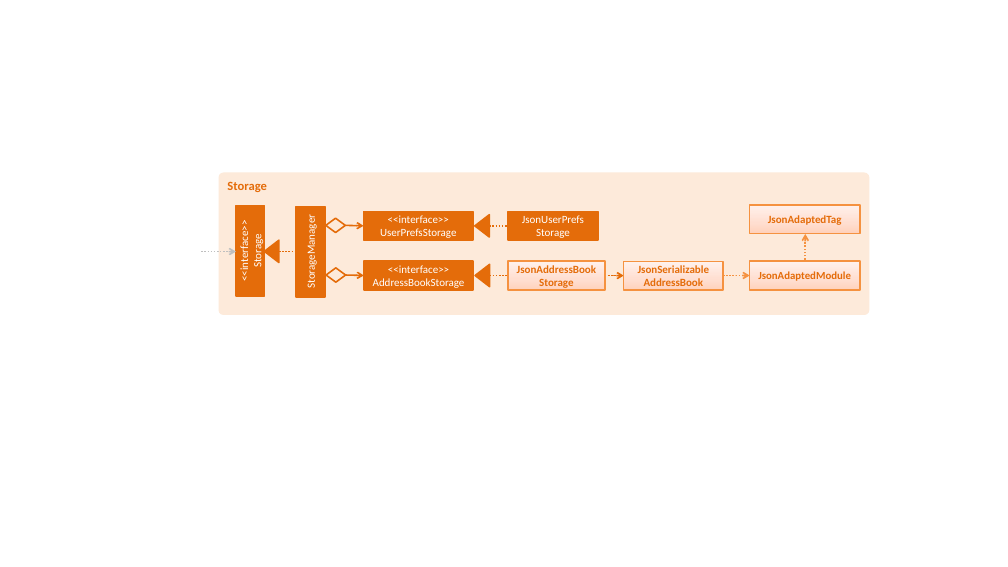
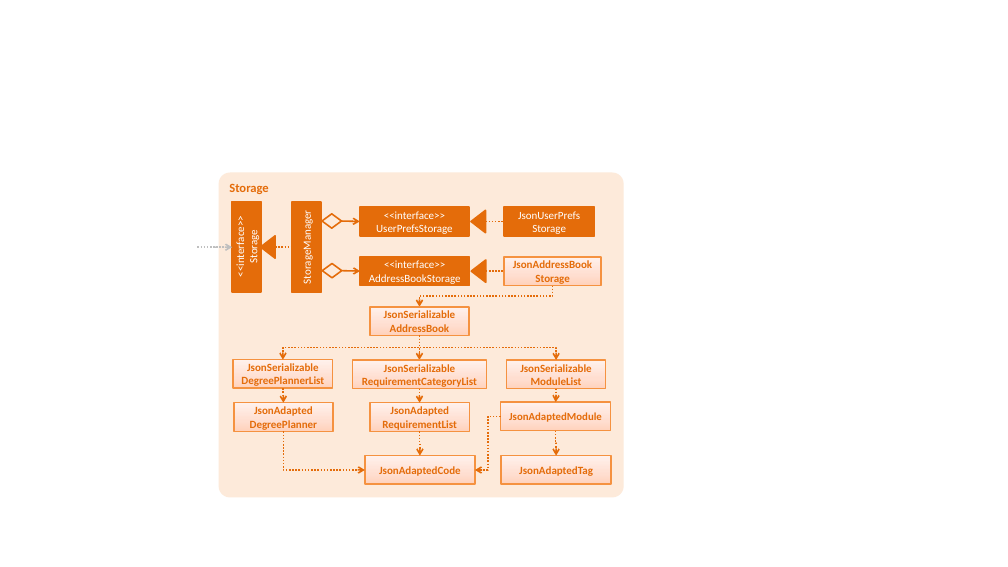
Before and after one commit to chyeo/main, a slide deck: slide 1 of docs/diagrams/StorageComponentClassDiagram.pptx. Drawn at 1008x567 pixels with LibreOffice and Linux fonts; fonts in the diff are those of the drawing. Boxes give left, top, right and bottom in pixels: in the first picture for what was removed or moved away, otherwise in the second. Text is boxed around its words. In the diff, an @@ line names an element or a change of style, - is before the commit and + after.

```diff
--- a/docs/diagrams/StorageComponentClassDiagram.pptx
+++ b/docs/diagrams/StorageComponentClassDiagram.pptx
@@ rounded rectangle "Storage" resized from (x1=219, y1=172, x2=870, y2=315) to (x1=219, y1=172, x2=624, y2=498) @@
@@ elbow arrow removed from (805, 262) to (805, 234) @@
@@ 6 rectangles, 3 triangles, 2 diamonds, 2 elbow lines, 2 arrows, 1 line, 1 elbow arrow moved together from (x1=201, y1=206, x2=605, y2=297) to (x1=197, y1=201, x2=601, y2=293) @@
@@ elbow arrow moved from (605, 275) - (624, 276) to (553, 286) - (420, 307) @@
@@ elbow arrow removed from (723, 276) to (750, 276) @@
@@ rectangle "JsonSerializable AddressBook" moved from (x1=624, y1=262, x2=723, y2=290) to (x1=370, y1=307, x2=469, y2=336) @@
@@ rectangle "JsonAdaptedModule" moved from (x1=750, y1=262, x2=861, y2=290) to (x1=501, y1=402, x2=611, y2=431) @@
@@ group added at (x1=234, y1=336, x2=606, y2=485): 10 elbow arrows, 6 rectangles @@
+JsonSerializable
+RequirementCategoryList
+JsonSerializable
+ModuleList
+JsonSerializable
+DegreePlannerList
+JsonAdapted
+DegreePlanner
+JsonAdapted
+RequirementList
+JsonAdaptedCode
@@ rectangle "JsonAdaptedTag" moved from (x1=750, y1=205, x2=861, y2=234) to (x1=501, y1=456, x2=612, y2=485) @@
```
Also in this commit, not shown: 8 other files.
